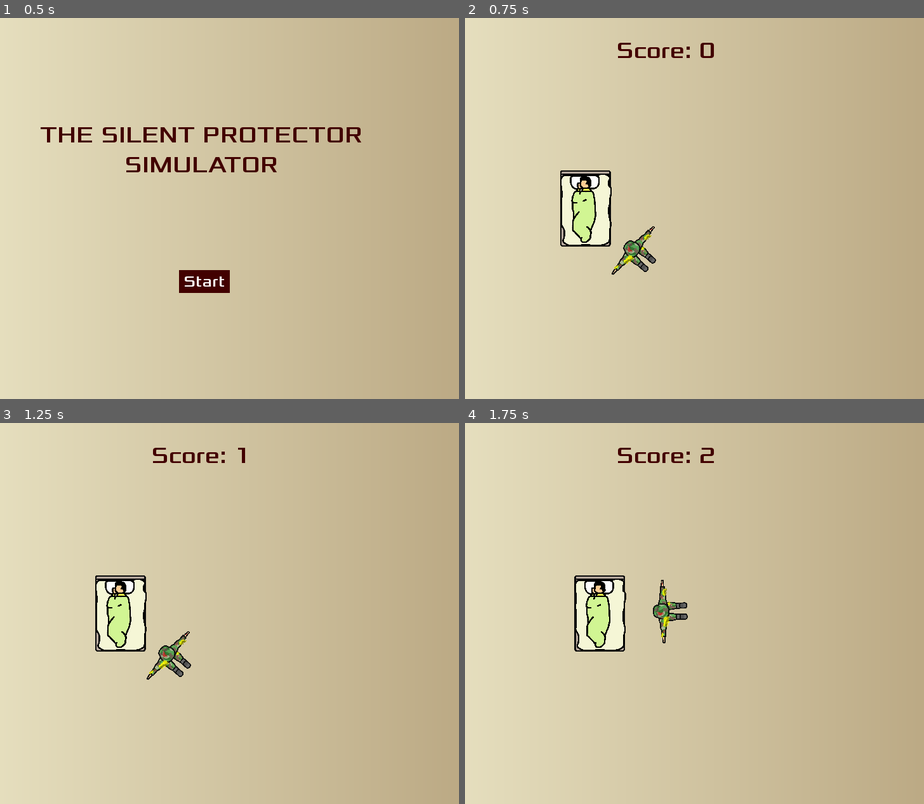
Above: before the commit, frames 1-4 (two rows, left to right).
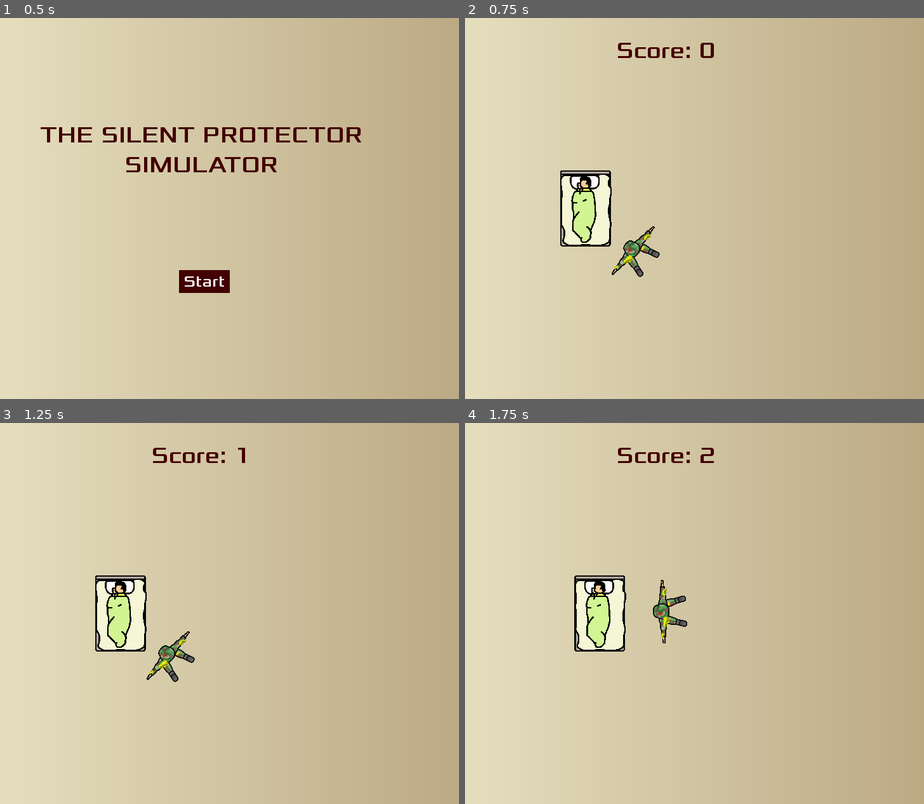
Above: after the commit, the same moments.

Repository: honoriocassiano/the-silent-protector-simulator
Game: Godot game, scene res://Main.tscn
The game is run twice, just before and just after one commit, with the same random seed, the same clock (stepped at 60 frames per second) and the same inputs.
Inputs (mouse positions are in pixels of both pictures, inside the frame that each line leads up to):
- Up to frame 1 (0.5 s): no input
- Up to frame 2 (0.75 s): click "Start" at 0.5 s
- Up to frame 3 (1.25 s): no input
- Up to frame 4 (1.75 s): move the mouse to (781, 594) at 1.27 s; hold Right (move_right) from 1.28 s (still down)

Frame 1 is identical in both runs. In frame 2, 0.3% of the frame differs, in the area x 32-43%, y 54-68%; in frame 3, 0.3%; in frame 4, 0.3%.

Commit message:
Add distance-based animation triggering for soldier

Diff:
--- a/Soldier.gd
+++ b/Soldier.gd
@@ -56,6 +56,15 @@
 
 			var new_vector = Vector2(cos(angle_to_bed), sin(angle_to_bed)) * radius
 
+			# determine whether to play the animation
+			distance_travelled_with_current_frame += speed * delta
+
+			if distance_travelled_with_current_frame > 0.25:
+				current_frame = (current_frame + 1) % 2
+				distance_travelled_with_current_frame = 0
+
+				$AnimatedSprite.set_frame(current_frame)
+
 			# perform the movement
 			position = bed_position + new_vector
 
